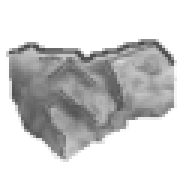
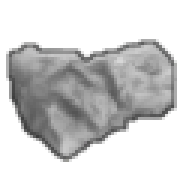
Two versions of the same layered image (180x180). Layer-by-layer changes:
painted on "line" over left=6, top=39, right=177, bottom=162
